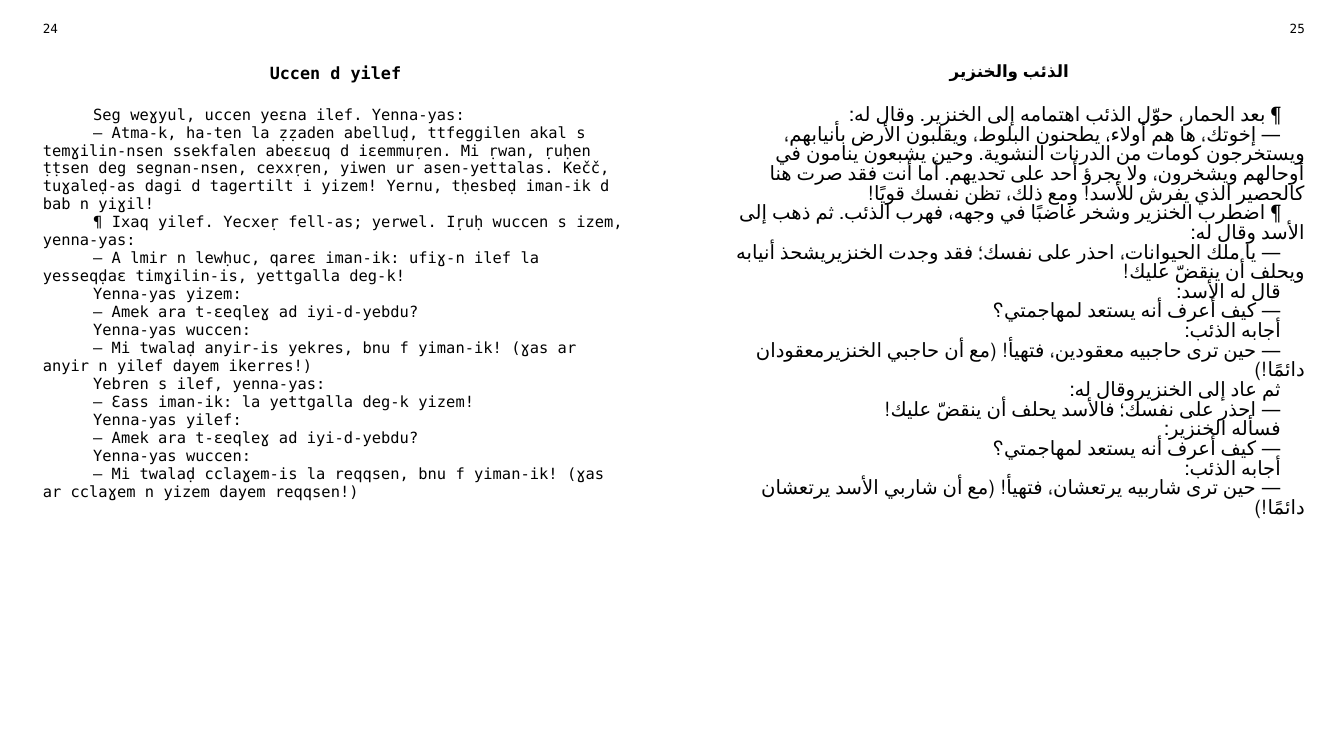
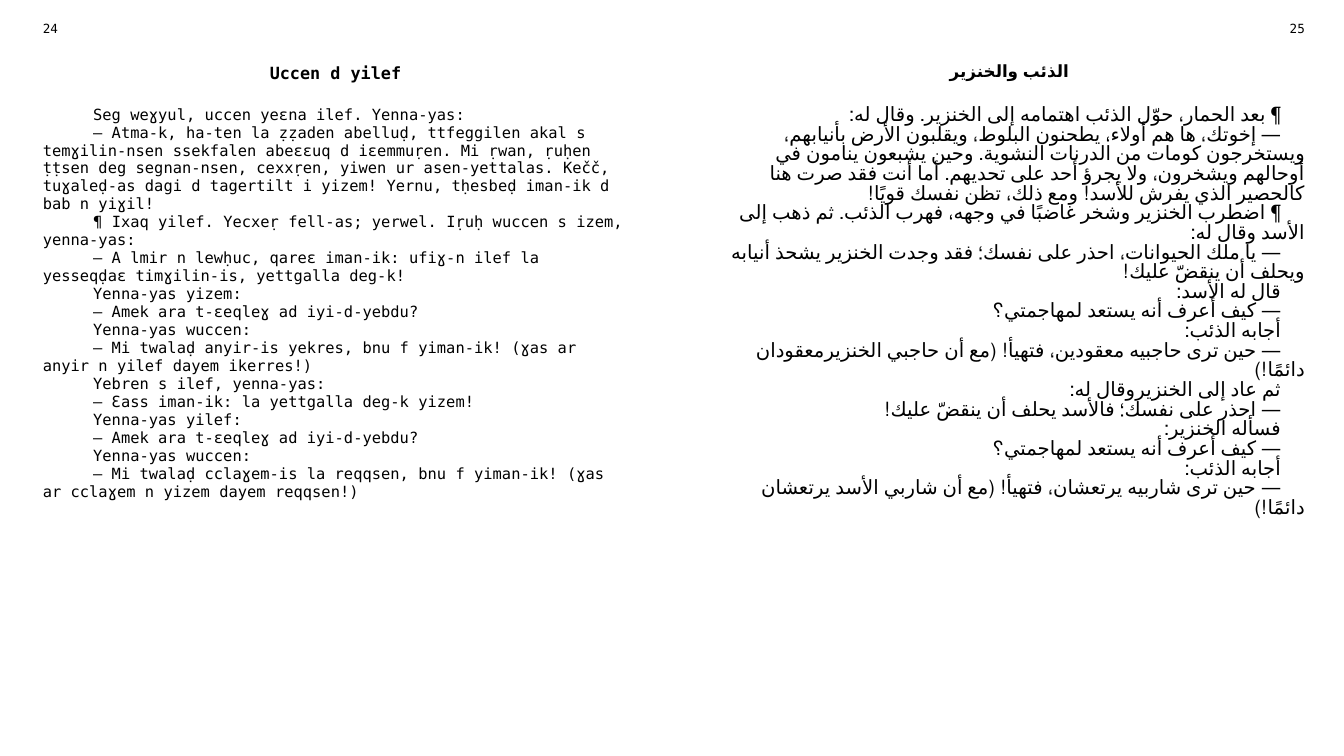
Before and after one commit to sferhah/tamacahut_n_wuccen, a slide deck: slide 10 of Uccen.ConsoleApp/Resources/pptx/uccen.arb.pptx. Drawn at 1344x756 pixels with LibreOffice and Linux fonts; fonts in the diff are those of the drawing. Boxes give left, top, right and bottom in pixels: in the first picture for what was removed or moved away, otherwise in the second. Text is boxed around its words. In the diff, an @@ line names an element or a change of style, - is before the commit and + after.

```diff
--- a/Uccen.ConsoleApp/Resources/pptx/uccen.arb.pptx
+++ b/Uccen.ConsoleApp/Resources/pptx/uccen.arb.pptx
@@ table at (x1=32, y1=16, x2=1315, y2=729) @@
-row 3, column 3: ¶ بعد الحمار، حوّل الذئب اهتمامه إلى الخنزير. وقال له: / — إخوتك، ها هم أولاء، يطحنون البلوط، ويقلبون الأرض بأنيابهم، ويستخرجون كومات من الدرنات النشوية. وحين يشبعون ينامون في أوحالهم ويشخرون، ولا يجرؤ أحد على تحديهم. أما أنت فقد صرت هنا كالحصير الذي يفرش للأسد! ومع ذلك، تظن نفسك قويًا! / ¶ اضطرب الخنزير وشخر غاضبًا في وجهه، فهرب الذئب. ثم ذهب إلى الأسد وقال له: / — يا ملك الحيوانات، احذر على نفسك؛ فقد وجدت الخنزيريشحذ أنيابه ويحلف أن ينقضّ عليك! / قال له الأسد: / — كيف أعرف أنه يستعد لمهاجمتي؟ / أجابه الذئب: / — حين ترى حاجبيه معقودين، فتهيأ! (مع أن حاجبي الخنزيرمعقودان دائمًا!) / ثم عاد إلى الخنزيروقال له: / — احذر على نفسك؛ فالأسد يحلف أن ينقضّ عليك! / فسأله الخنزير: / — كيف أعرف أنه يستعد لمهاجمتي؟ / أجابه الذئب: / — حين ترى شاربيه يرتعشان، فتهيأ! (مع أن شاربي الأسد يرتعشان دائمًا!)
+row 3, column 3: ¶ بعد الحمار، حوّل الذئب اهتمامه إلى الخنزير. وقال له: / — إخوتك، ها هم أولاء، يطحنون البلوط، ويقلبون الأرض بأنيابهم، ويستخرجون كومات من الدرنات النشوية. وحين يشبعون ينامون في أوحالهم ويشخرون، ولا يجرؤ أحد على تحديهم. أما أنت فقد صرت هنا كالحصير الذي يفرش للأسد! ومع ذلك، تظن نفسك قويًا! / ¶ اضطرب الخنزير وشخر غاضبًا في وجهه، فهرب الذئب. ثم ذهب إلى الأسد وقال له: / — يا ملك الحيوانات، احذر على نفسك؛ فقد وجدت الخنزير يشحذ أنيابه ويحلف أن ينقضّ عليك! / قال له الأسد: / — كيف أعرف أنه يستعد لمهاجمتي؟ / أجابه الذئب: / — حين ترى حاجبيه معقودين، فتهيأ! (مع أن حاجبي الخنزيرمعقودان دائمًا!) / ثم عاد إلى الخنزيروقال له: / — احذر على نفسك؛ فالأسد يحلف أن ينقضّ عليك! / فسأله الخنزير: / — كيف أعرف أنه يستعد لمهاجمتي؟ / أجابه الذئب: / — حين ترى شاربيه يرتعشان، فتهيأ! (مع أن شاربي الأسد يرتعشان دائمًا!)
```
Also in this commit, not shown: 1 other slide changed, 26 other files.
